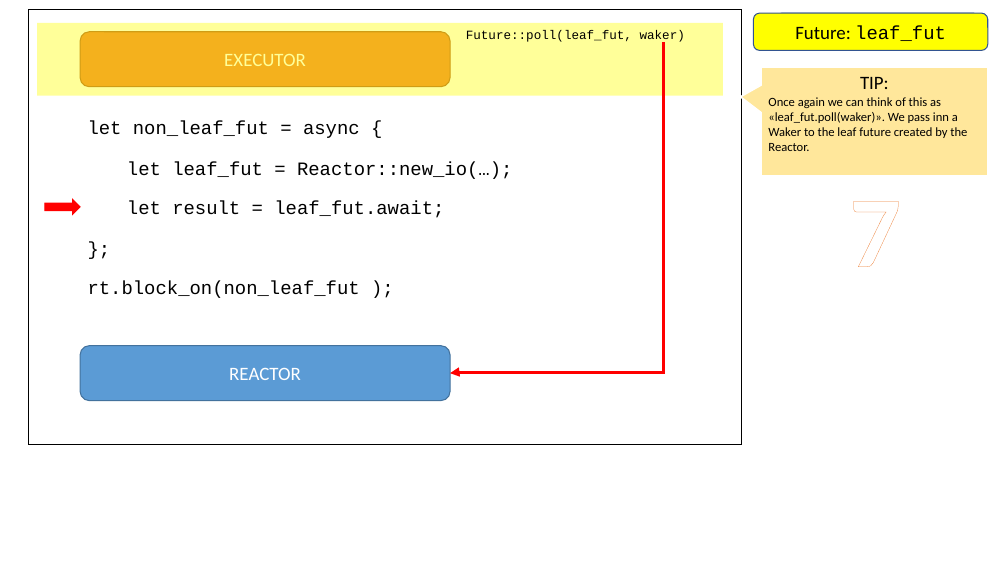
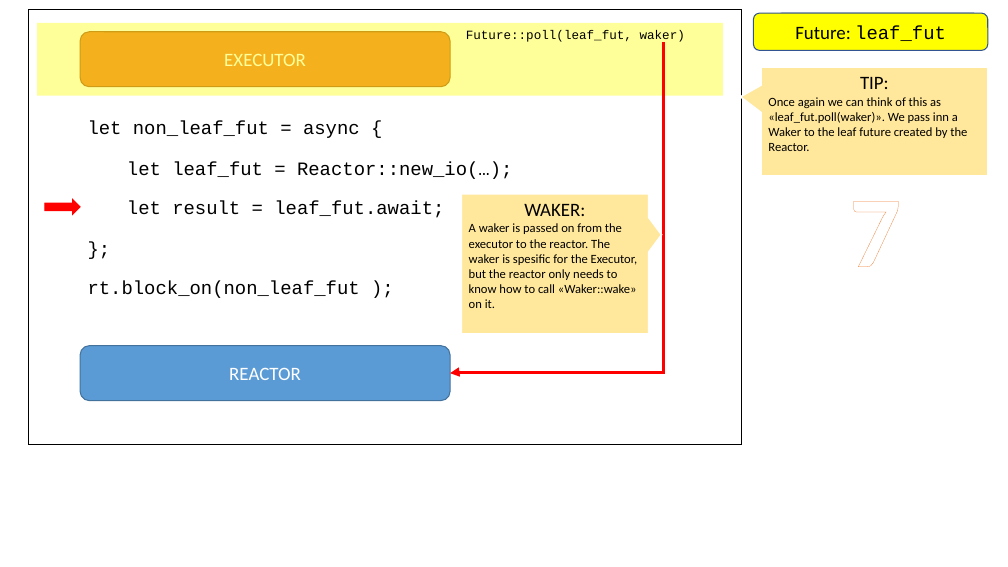
Before and after one commit to pedromfedricci/books-futures-explained, a slide deck: slide 8 of resources/futures_animation.pptx. Drawn at 1008x567 pixels with LibreOffice and Linux fonts; fonts in the diff are those of the drawing. Boxes give left, top, right and bottom in pixels: in the first picture for what was removed or moved away, otherwise in the second. Text is boxed around its words. In the diff, an @@ line names an element or a change of style, - is before the commit and + after.

```diff
--- a/resources/futures_animation.pptx
+++ b/resources/futures_animation.pptx
@@ speech box added at [461, 194, 649, 334], fill #FFE79B, outline #FFFFFF 1.5 pt, 12 pt, text #000000 @@
+WAKER:
+A waker is passed on from the executor to the reactor. The waker is spesific for the Executor, but the reactor only needs to know how to call «Waker::wake» on it.
```
Also in this commit, not shown: 1 other slide changed, 3 other files.
